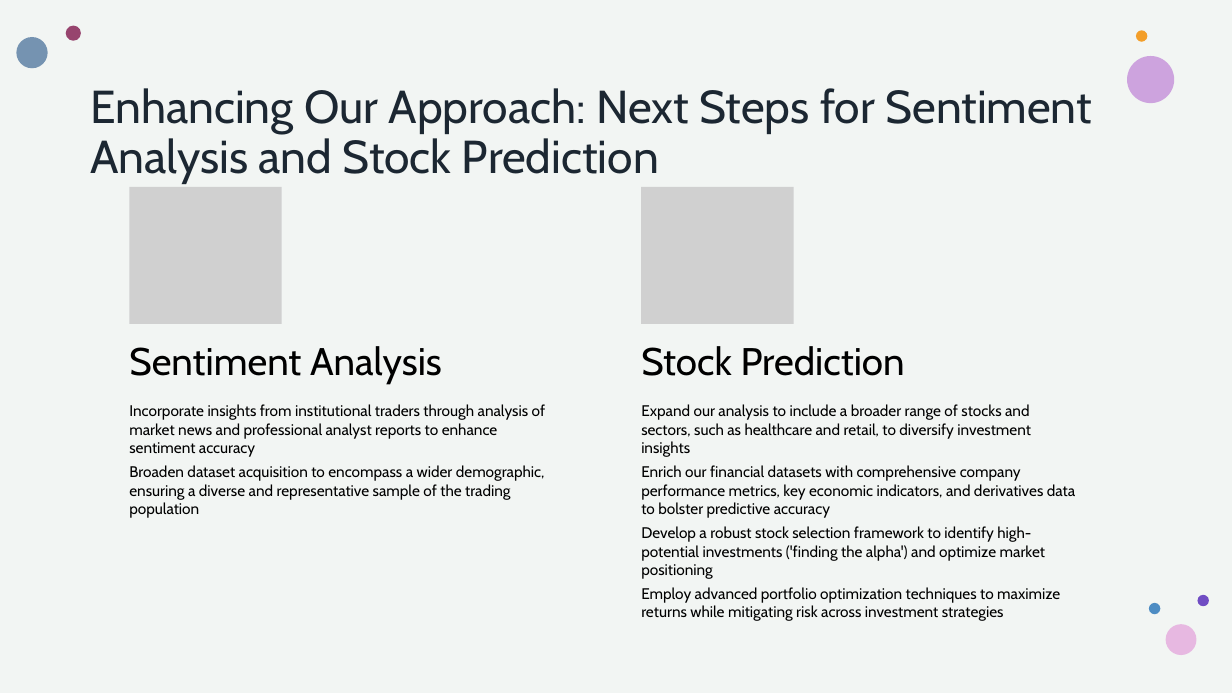
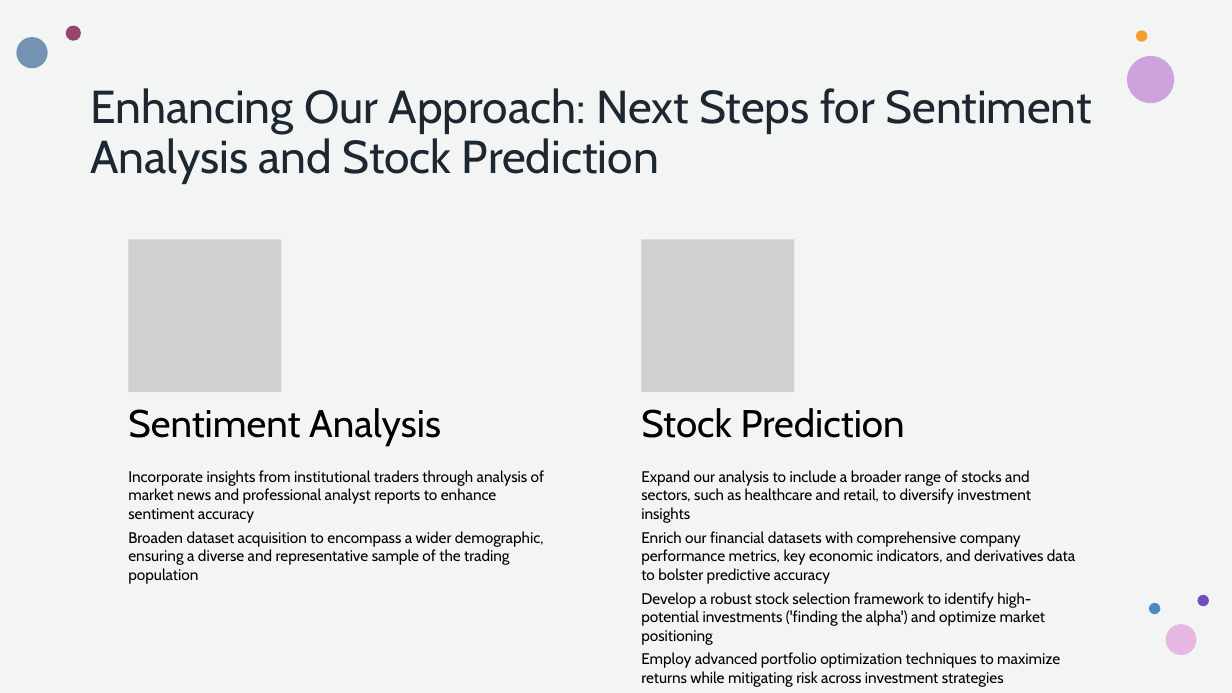
Before and after one commit to howie-zeng/Analyzing-Retail-Sentiment-and-Detecting-Trading-Signals, a slide deck: slide 15 of Presentation.pptx. Drawn at 1232x693 pixels with LibreOffice and Linux fonts; fonts in the diff are those of the drawing; grey boxes stand for pictures. Boxes give left, top, right and bottom in pixels: in the first picture for what was removed or moved away, otherwise in the second. Text is boxed around its words. In the diff, an @@ line names an element or a change of style, - is before the commit and + after.

```diff
--- a/Presentation.pptx
+++ b/Presentation.pptx
@@ picture removed at bbox=[129, 187, 282, 323] @@
@@ picture removed at bbox=[641, 187, 794, 323] @@
@@ picture added at bbox=[128, 239, 281, 392] @@
@@ picture added at bbox=[641, 239, 794, 392] @@
@@ text "Sentiment Analysis": place and size @@
-text "Sentiment Analysis" at bbox=[129, 346, 442, 384]
+text "Sentiment Analysis" at bbox=[128, 408, 441, 446]
@@ text "Stock Prediction": place and size @@
-text "Stock Prediction" at bbox=[641, 346, 905, 376]
+text "Stock Prediction" at bbox=[641, 408, 905, 438]
@@ text "Incorporate insights from institutional traders ...": place and size @@
-text "Incorporate insights from institutional traders ..." at bbox=[129, 404, 545, 518]
+text "Incorporate insights from institutional traders ..." at bbox=[128, 470, 544, 584]
@@ text "Expand our analysis to include ...": place and size @@
-text "Expand our analysis to include ..." at bbox=[641, 404, 1075, 621]
+text "Expand our analysis to include ..." at bbox=[641, 470, 1075, 687]
```
Also in this commit, not shown: 4 other slides changed, 1 slide added, 1 slide removed.
